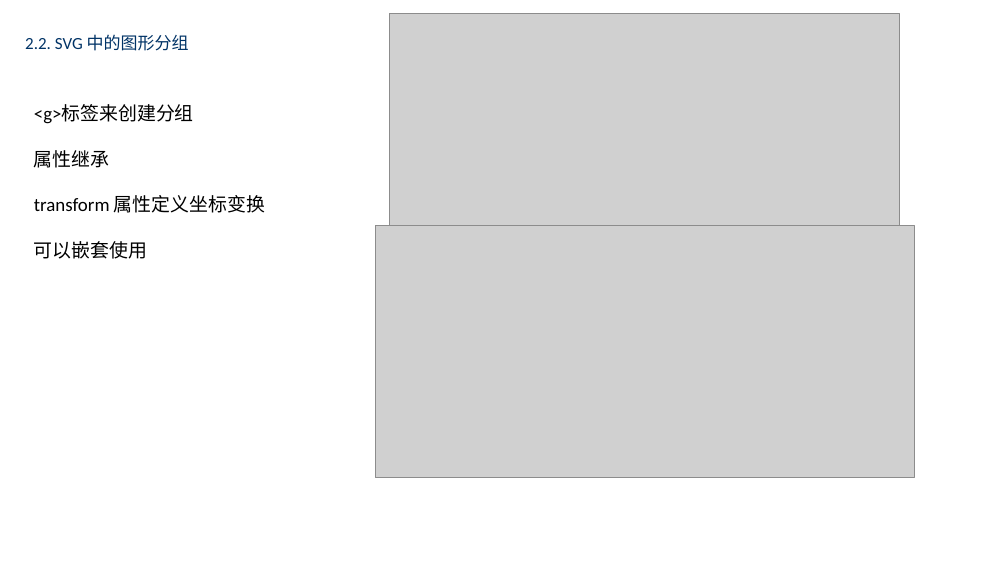
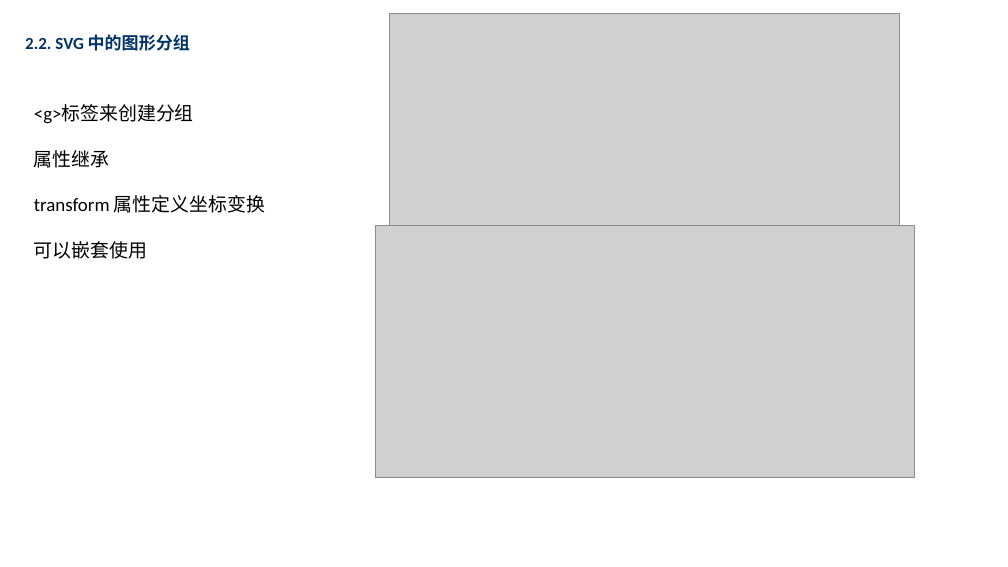
Before and after one commit to lss0928/git_test, a slide deck: slide 14 of svg/走进SVG - 副本.pptx. Drawn at 1008x567 pixels with LibreOffice and Linux fonts; fonts in the diff are those of the drawing; grey boxes stand for pictures. Boxes give left, top, right and bottom in pixels: in the first picture for what was removed or moved away, otherwise in the second. Text is boxed around its words. In the diff, an @@ line names an element or a change of style, - is before the commit and + after.

```diff
--- a/svg/走进SVG - 副本.pptx
+++ b/svg/走进SVG - 副本.pptx
@@ title "2.2. SVG 中的图形分组" at bbox=[25, 34, 190, 51]: bold on @@
```
Also in this commit, not shown: 22 other slides changed, 1 slide added, 2 slides removed, 14 other files.
